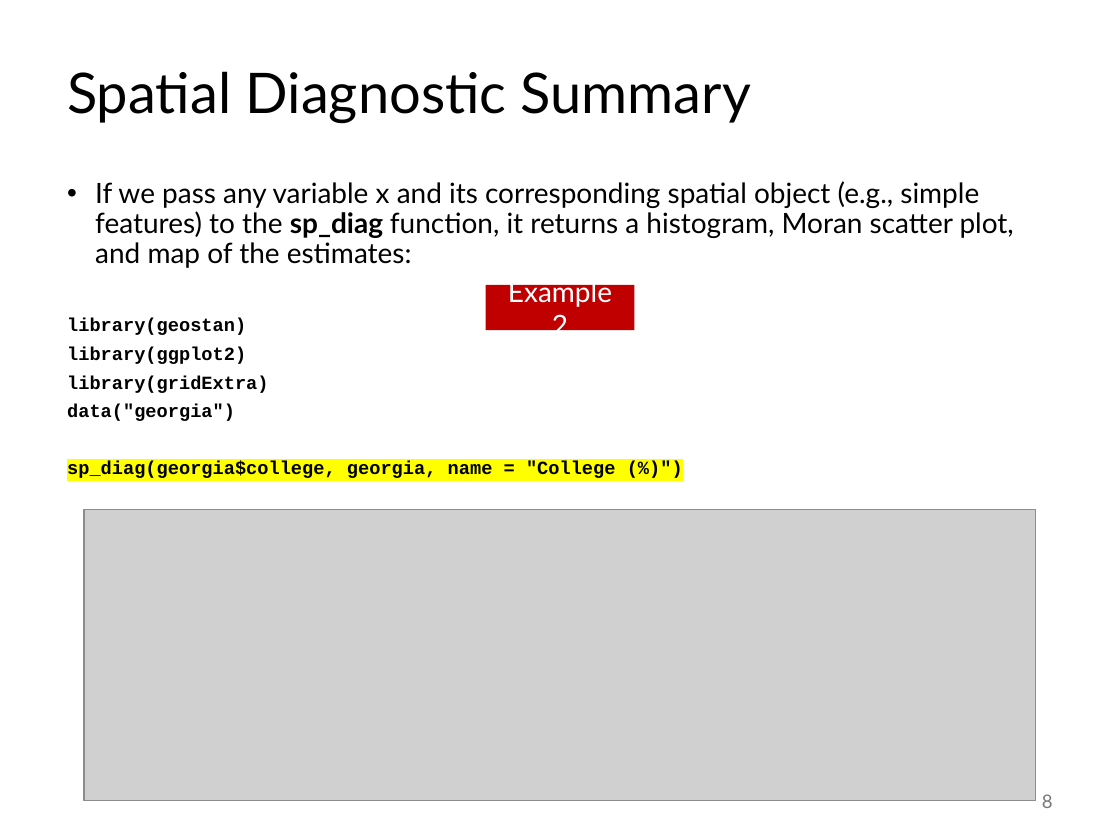
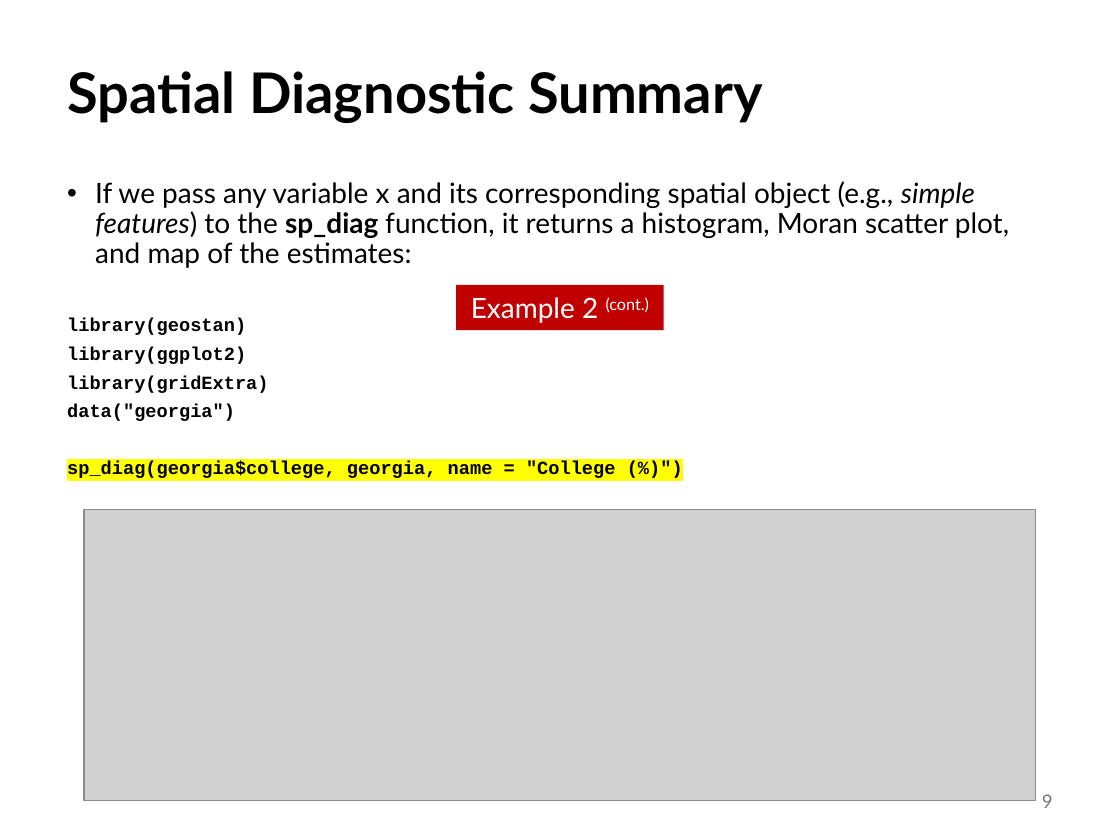
Before and after one commit to abuabara/abuabara.github.io, a slide deck: slide 9 of DAEN489S26/week12_slides.pptx (slide 8 before the commit). Drawn at 1120x840 pixels with LibreOffice and Linux fonts; fonts in the diff are those of the drawing; grey boxes stand for pictures. Boxes give left, top, right and bottom in pixels: in the first picture for what was removed or moved away, otherwise in the second. Text is boxed around its words. In the diff, an @@ line names an element or a change of style, - is before the commit and + after.

```diff
--- a/DAEN489S26/week12_slides.pptx
+++ b/DAEN489S26/week12_slides.pptx
@@ title "Spatial Diagnostic Summary" at [67, 71, 762, 123]: bold on @@
@@ text "If we pass any variable ..." at [95, 181, 1009, 268]: italic on in "simple features)" @@
@@ rectangle "Example 2 (cont.)": place and size @@
-rectangle "Example 2 (cont.)" at [486, 284, 635, 329]
+rectangle "Example 2 (cont.)" at [456, 284, 663, 329]
@@ text in rectangle at [471, 297, 650, 323]: text changed @@
-Example 2
+Example 2 (cont.)
@@ page number at [1042, 794, 1053, 808]: text changed @@
-8
+9
```
Also in this commit, not shown: 15 other slides changed, 7 slides added, 2 slides removed, 1 other file.
